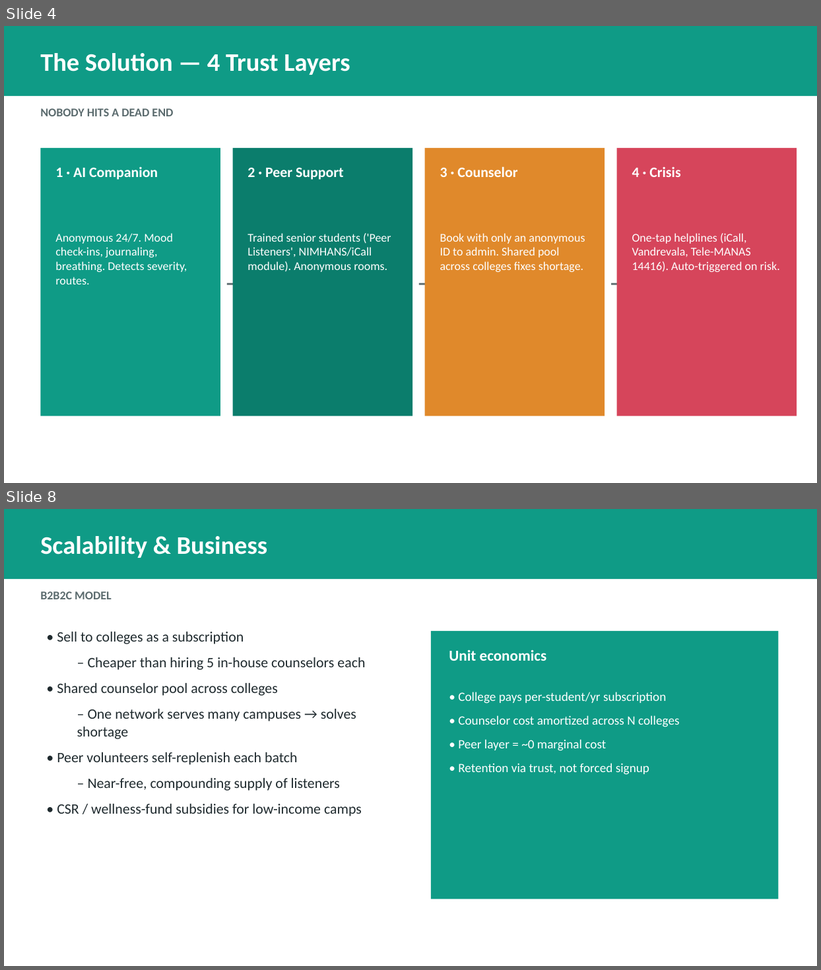
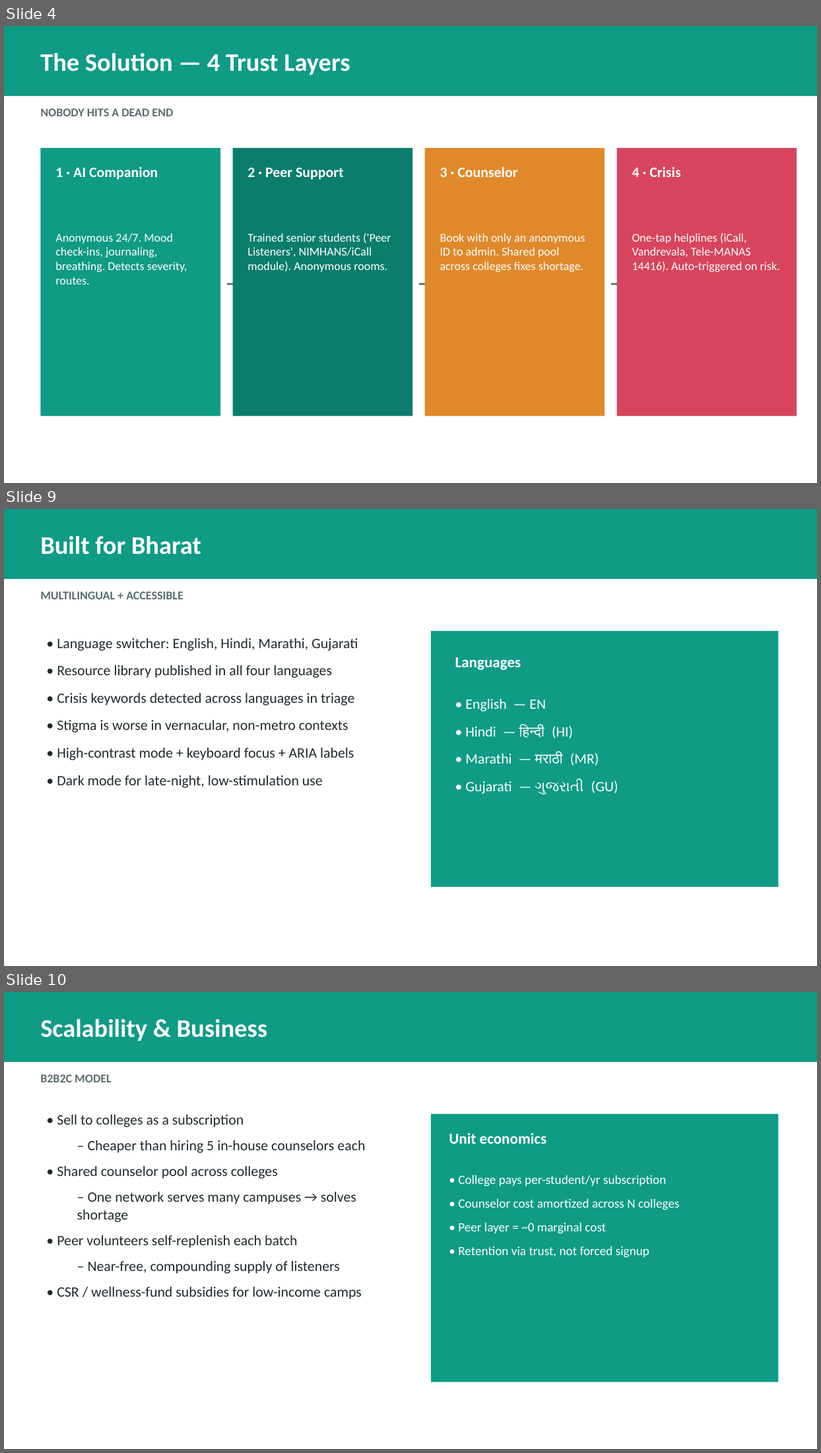
Before and after one commit to mellowpraful/vistaraz-site, a slide deck: pitch/MANNMITRA.pptx. Shown one above the other, each under a label of ours: slides 4 and 8 before the commit, slides 4, 9 and 10 after it; the slides between them are not shown. The pictures are 821x970 and 821x1453 pixels, drawn with LibreOffice and Linux fonts; fonts in the diff are those of the drawing. Boxes give left, top, right and bottom in pixels: in the first picture for what was removed or moved away, otherwise in the second. Text is boxed around its words. In the diff, an @@ line names an element or a change of style, - is before the commit and + after.

Commit message:
Add Gujarati (gu) language + update full pitch deck
- Gujarati translations in i18n.js (all UI strings), added to lang switcher
- Gujarati button + content on resources.html
- Gujarati crisis/distress keywords in triage.js
- Rewrote build_deck.py: 13-slide deck covering full product
  (4 layers, feature map, demo, architecture, privacy/safety, multilingual
  EN/HI/MR/GU + a11y, scalability, impact metrics, credibility, ask)
- README languages updated

```diff
--- a/pitch/MANNMITRA.pptx
+++ b/pitch/MANNMITRA.pptx
@@ slide 9 added at [4, 509, 817, 966], background #FFFFFF @@
@@ rectangle added at [4, 509, 817, 579], fill #0F9B86 @@
@@ text added at [40, 536, 201, 555], 30 pt, text #FFFFFF, bold @@
+Built for Bharat
@@ text added at [40, 591, 184, 599], 14 pt, text #5B6B6E, bold @@
+MULTILINGUAL + ACCESSIBLE
@@ text added at [57, 638, 358, 788], 17 pt, text #1F2A2E @@
+• Language switcher: English, Hindi, Marathi, Gujarati
+• Resource library published in all four languages
+• Crisis keywords detected across languages in triage
+• Stigma is worse in vernacular, non-metro contexts
+• High-contrast mode + keyboard focus + ARIA labels
+• Dark mode for late-night, low-stimulation use
@@ rectangle added at [431, 631, 779, 887], fill #0F9B86 @@
@@ text added at [455, 657, 521, 670], 18 pt, text #FFFFFF, bold @@
+Languages
@@ text added at [465, 699, 618, 795], 17 pt, text #FFFFFF @@
+• English — EN
+• Hindi — हिन्दी (HI)
+• Marathi — मराठी (MR)
+• Gujarati — ગુજરાતી (GU)
@@ what was slide 8 is now slide 10 @@
```
Also in this commit, not shown: 6 slides changed, 2 other slides added, 5 other files.
